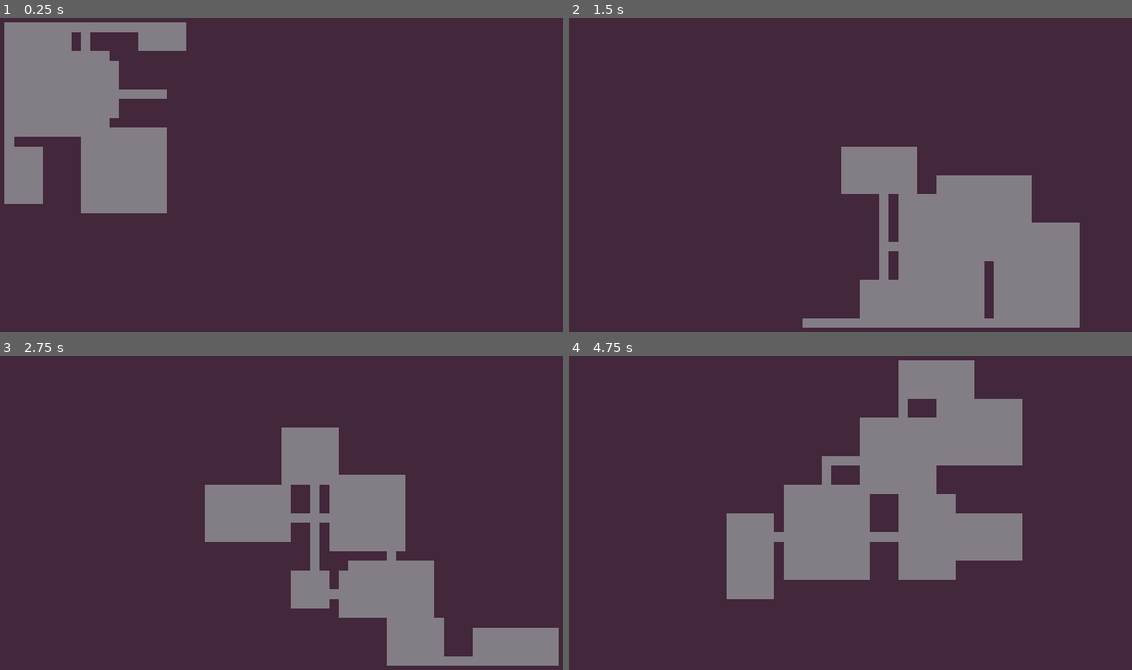
Above: before the commit, frames 1-4 (two rows, left to right).
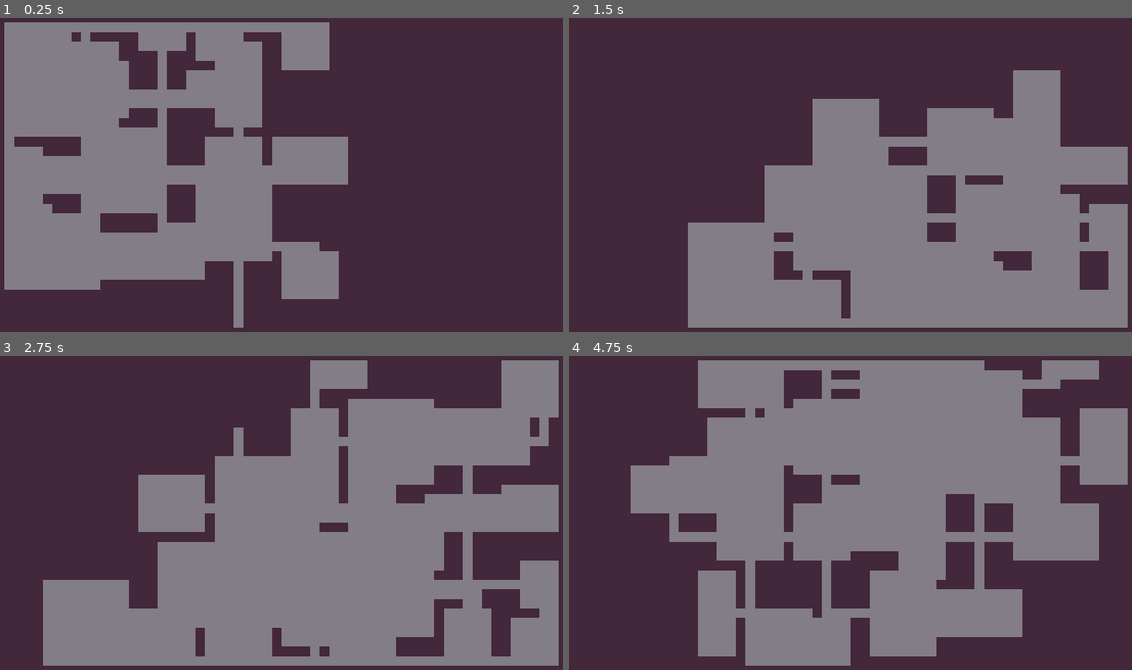
Above: after the commit, the same moments.

Repository: rkcf/gdDiggerDemo
Game: Godot game, scene res://scenes/DiggerManager.tscn
Two runs of this game, one before a commit and one after it. Both use one fixed random seed, a clock stepped at 60 frames per second and the inputs below.
Inputs:
- Up to frame 1 (0.25 s): no input
- Up to frame 2 (1.5 s): tap Enter (ui_accept) at 0.5, 0.77, 1.25 s
- Up to frame 3 (2.75 s): tap Enter (ui_accept) at 1.52, 2 s
- Up to frame 4 (4.75 s): tap Enter (ui_accept) at 2.75, 3.02, 3.5, 3.77, 4.25, 4.52 s

The runs differ from the first frame. In frame 1, 24% of the frame differs, in the area x 0-62%, y 1-99%; in frame 2, 29%; in frame 3, 42%, in the area x 7-100%, y 1-99%; in frame 4, 40%.

Commit message:
change n_rooms to n_generations

Diff:
--- a/scenes/DiggerManager.gd
+++ b/scenes/DiggerManager.gd
@@ -5,7 +5,7 @@
 export (int) var max_width = 60
 export (int) var max_height = 34
 export (int) var cell_size = 32
-export (int) var n_rooms = 9 # total number of room diggers to spawn
+export (int) var n_generations = 9 # total number of room diggers to spawn
 
 
 var level_boundary: Rect2
@@ -22,8 +22,9 @@
 func generate_level() -> void:
 	# Spawn an initial room digger
 	var start_position: Vector2 = Vector2(round(rand_range(1, max_width - 1)), round(rand_range(1, max_height - 1)))
-	while n_rooms > 0:
+	while n_generations > 0:
 		create_room(start_position)
+		n_generations -= 1
 
 
 func create_room(start_position: Vector2) -> void:
@@ -40,7 +41,6 @@
 
 
 func spawn_room_digger(start_position: Vector2) -> RoomDigger:
-	self.n_rooms -= 1
 	var digger: RoomDigger = RoomDigger.new()
 	digger.spawn(start_position, self.level_boundary, self.tile_map)
 	return digger
